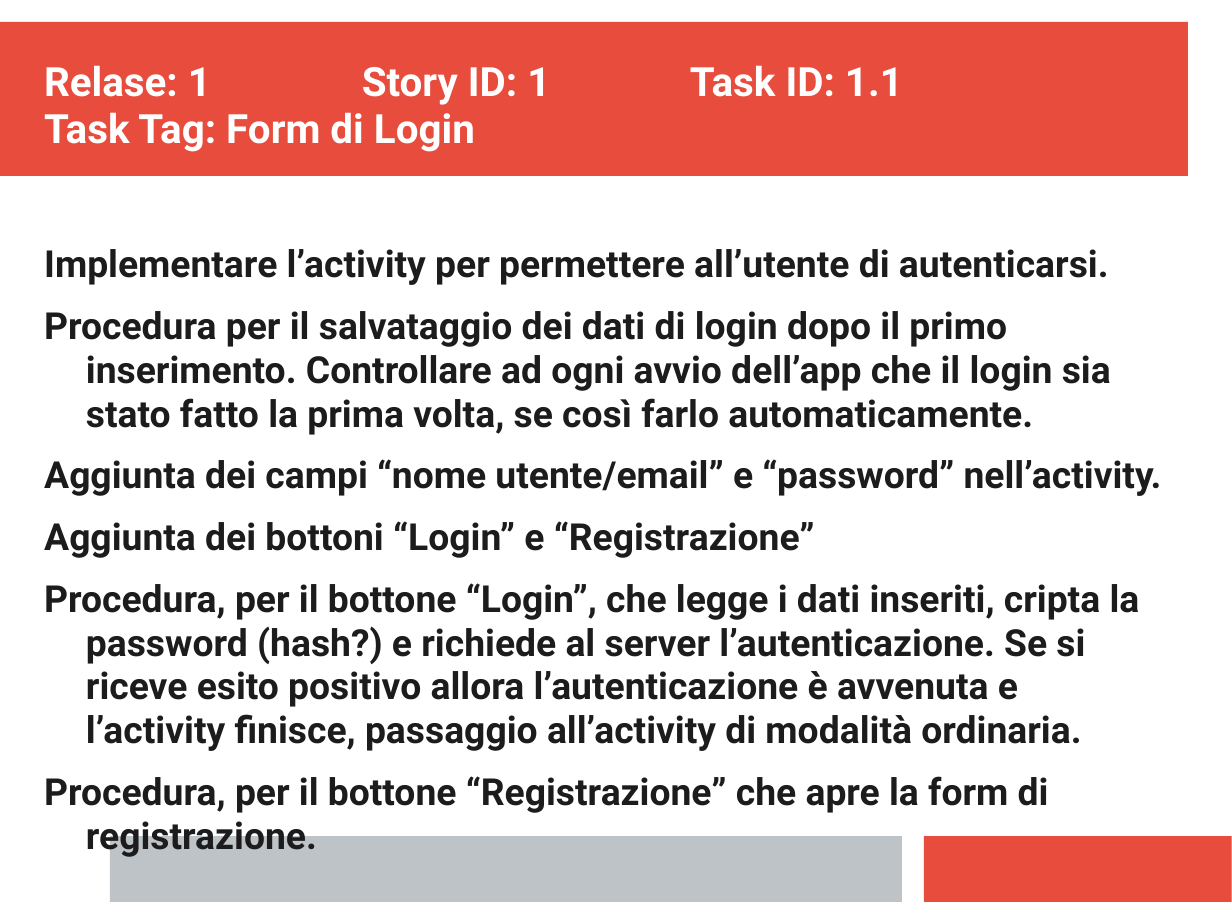
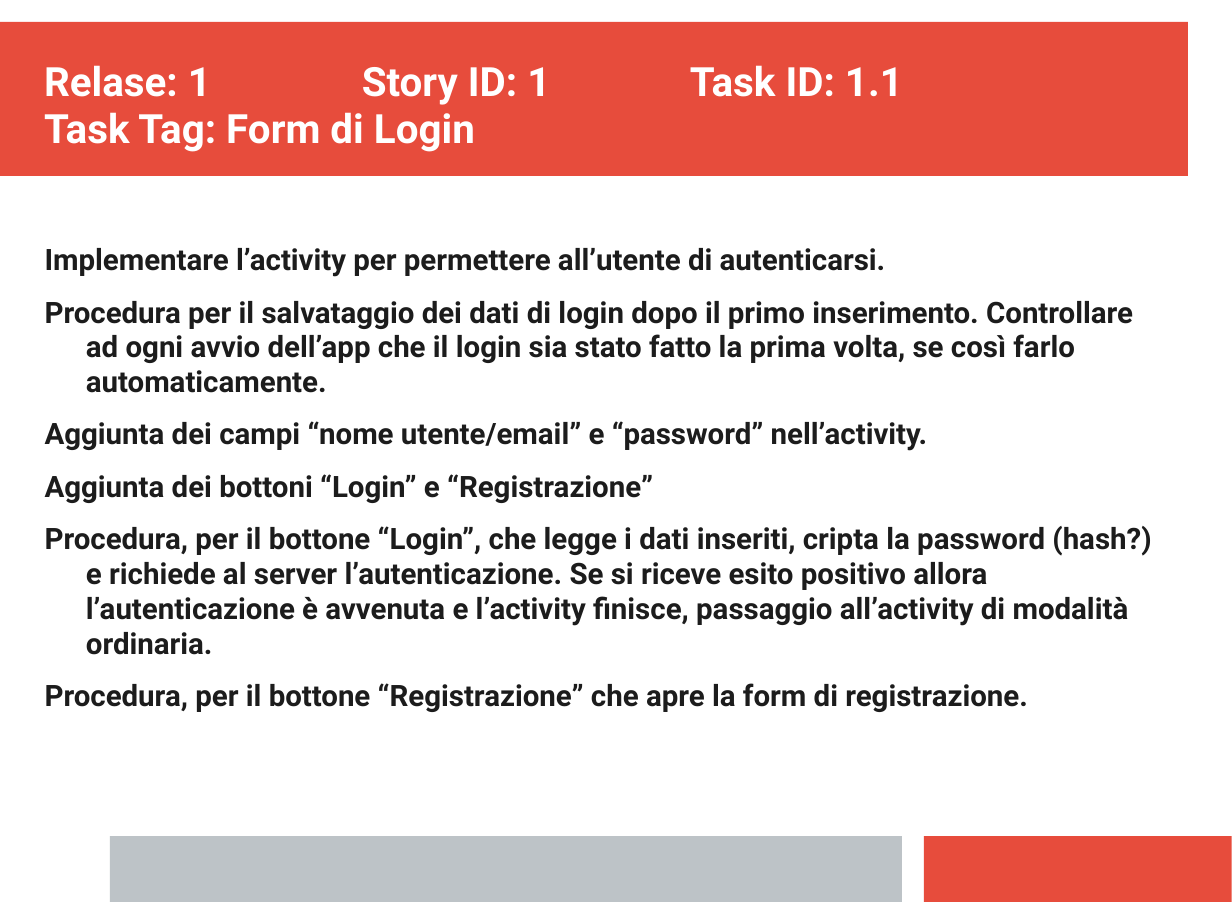
Before and after one commit to ecorradini/ProgettoIDS, a slide deck: slide 1 of AnalisiRequisiti/TaskGestioneUtente.ppt. Drawn at 1232x924 pixels with LibreOffice and Linux fonts; fonts in the diff are those of the drawing. Boxes give left, top, right and bottom in pixels: in the first picture for what was removed or moved away, otherwise in the second. Text is boxed around its words. In the diff, an @@ line names an element or a change of style, - is before the commit and + after.

```diff
--- a/AnalisiRequisiti/TaskGestioneUtente.ppt
+++ b/AnalisiRequisiti/TaskGestioneUtente.ppt
@@ text "Implementare l’activity per permettere all’utente ..." at (x1=45, y1=248, x2=1151, y2=712): size 24 to 19 pt @@
```
Also in this commit, not shown: 1 other slide changed, 2 slides added, 2 slides removed, 8 other files.
